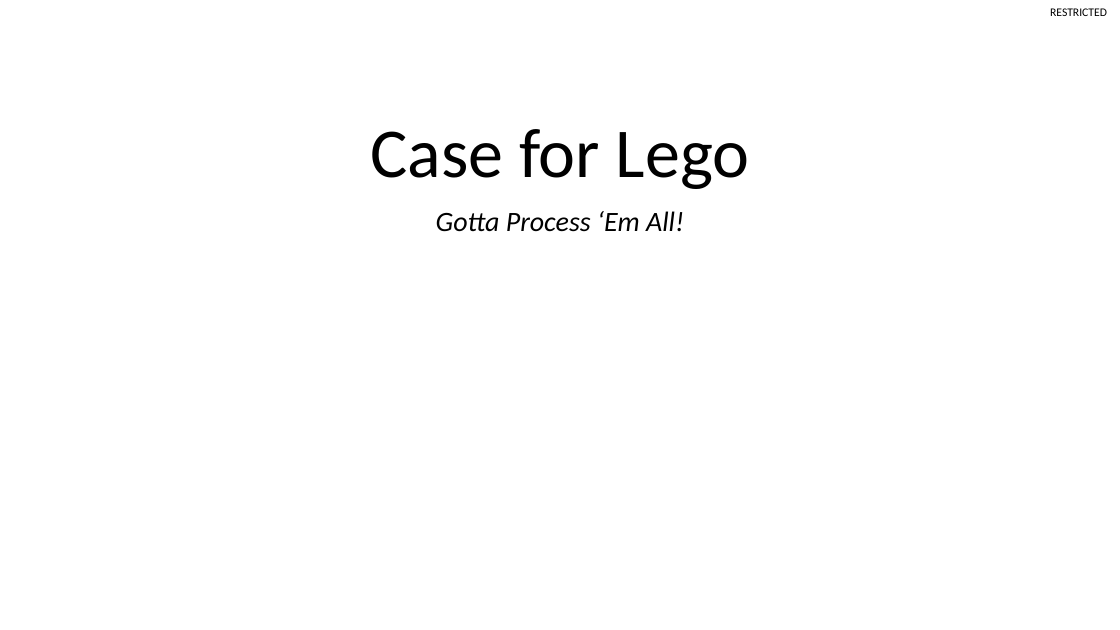
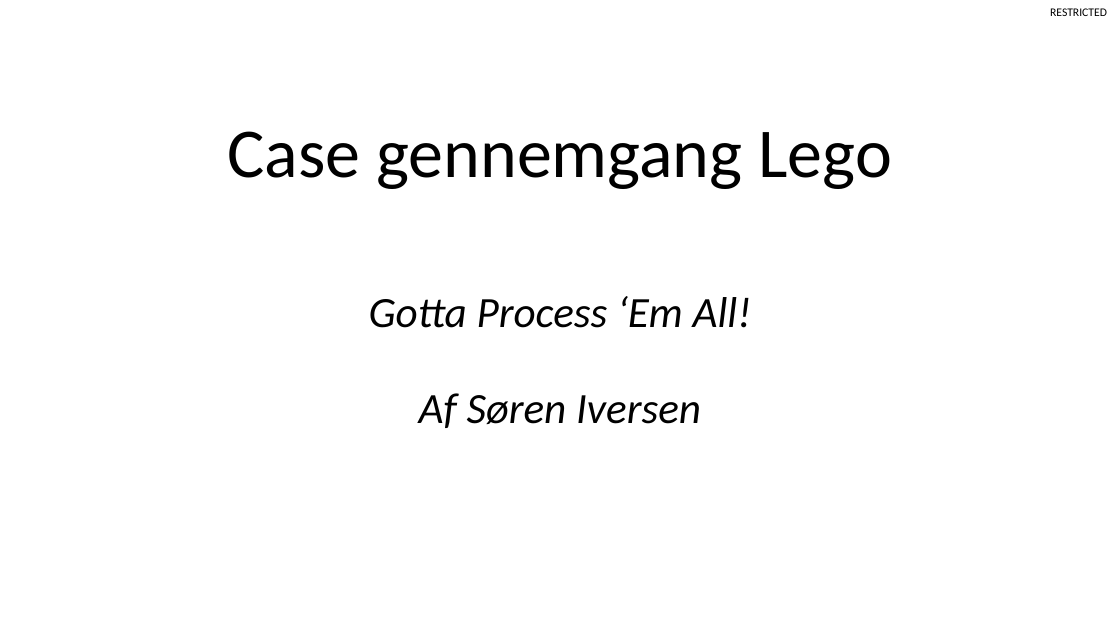
Before and after one commit to SorenKoelbaek/PokemonCase, a slide deck: slide 1 of Presentation/Presentation.pptx. Drawn at 1120x630 pixels with LibreOffice and Linux fonts; fonts in the diff are those of the drawing. Boxes give left, top, right and bottom in pixels: in the first picture for what was removed or moved away, otherwise in the second. Text is boxed around its words. In the diff, an @@ line names an element or a change of style, - is before the commit and + after.

```diff
--- a/Presentation/Presentation.pptx
+++ b/Presentation/Presentation.pptx
@@ title at (228,131,892,189): text changed @@
-Case for Lego
+Case gennemgang Lego
@@ subtitle "Gotta Process ‘Em All!": place and size @@
-subtitle "Gotta Process ‘Em All!" at (436,211,684,232)
+subtitle "Gotta Process ‘Em All!" at (369,296,752,428)
@@ subtitle at (369,296,752,328): size 24 to 37 pt in "Gotta Process ‘Em All!"; line spacing 0.9 to 0.7 @@
@@ subtitle at (419,393,701,428): paragraph added @@
+Af Søren Iversen
```
Also in this commit, not shown: 5 other slides changed, 2 slides added, 1 other file.
